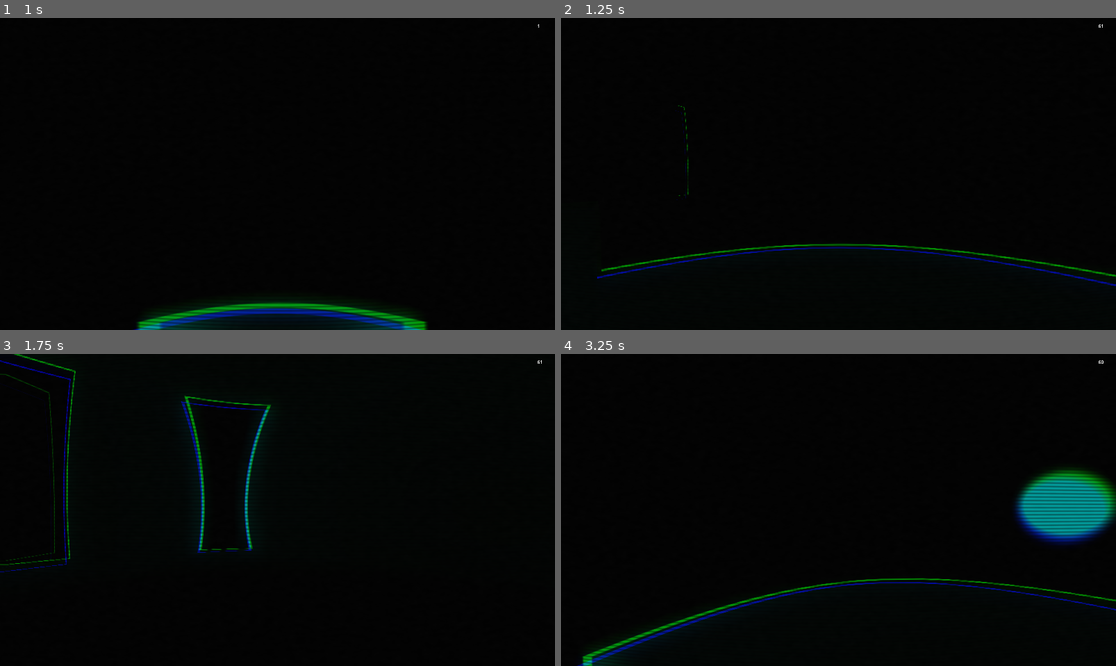
Above: before the commit, frames 1-4 (two rows, left to right).
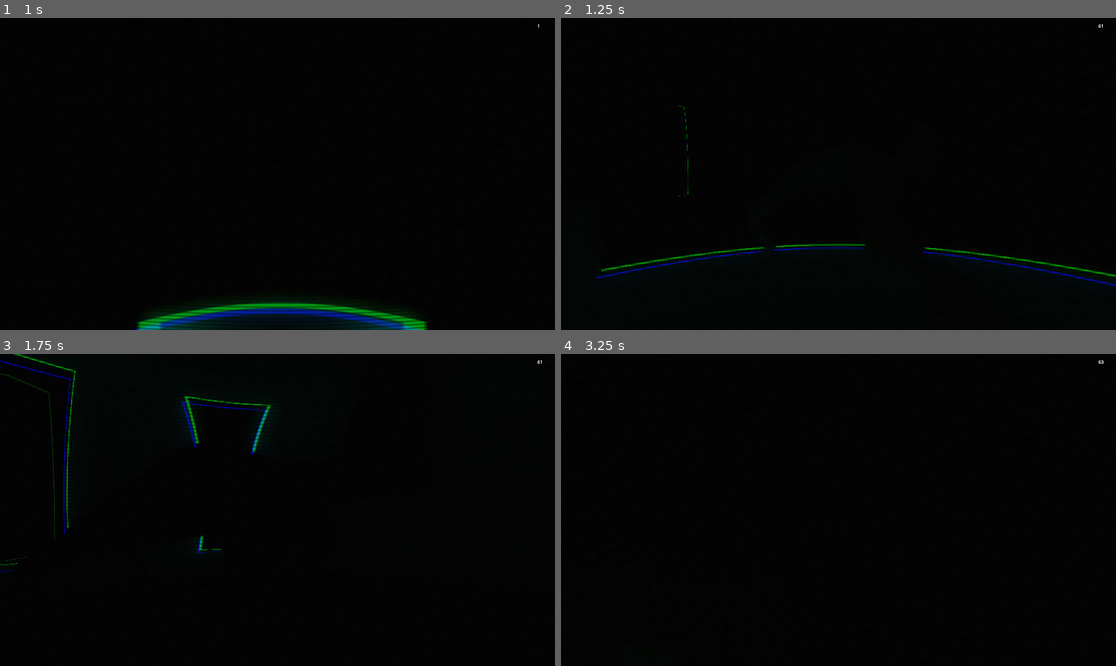
Above: after the commit, the same moments.

Repository: lorenzgruber/LD-59-echolocation-horror-fps
Game: Godot game, scene res://scenes/main.tscn
The game is run twice, just before and just after one commit, with the same random seed, the same clock (stepped at 60 frames per second) and the same inputs.
Inputs (mouse positions are in pixels of both pictures, inside the frame that each line leads up to):
- Up to frame 1 (1 s): tap Enter at 0.5 s; move the mouse to (271, 180) at 0.52 s; hold W (FORWARD) from 0.53 s (still down); tap Space (ECHO) at 0.6 s
- Up to frame 2 (1.25 s): keep holding W (FORWARD)
- Up to frame 3 (1.75 s): keep holding W (FORWARD); move the mouse to (316, 513) at 1.27 s; tap Ctrl (RUN) at 1.35 s
- Up to frame 4 (3.25 s): move the mouse to (794, 506) at 2.02 s; hold Shift (SNEAK) 2.03-2.78 s; tap Space (ECHO) at 2.75, 2.85 s; move the mouse to (844, 510) at 2.77 s; release W (FORWARD) at 2.78 s; hold A (LEFT) from 2.78 s (still down)

Frame 1 is identical in both runs. In frame 2, 0.2% of the frame differs, in the area x 36-66%, y 72-76%; in frame 3, 0.6%; in frame 4, 5.1%, in the area x 2-100%, y 36-100%.

Commit message:
add placeholder monster model

Diff:
--- /dev/null
+++ b/entities/monster/monster.tscn
@@ -0,0 +1,39 @@
+[gd_scene format=3 uid="uid://csmo1yyvhnm5q"]
+
+[ext_resource type="PackedScene" uid="uid://mbd5lb1p30h" path="res://entities/monster/monster_inherited.tscn" id="1_4k2ca"]
+
+[sub_resource type="CapsuleShape3D" id="CapsuleShape3D_un211"]
+radius = 1.0
+height = 3.5
+
+[node name="Monster" type="CharacterBody3D" unique_id=611558888]
+
+[node name="MonsterInherited" parent="." unique_id=958800708 instance=ExtResource("1_4k2ca")]
+
+[node name="Skeleton3D" parent="MonsterInherited/Armature" parent_id_path=PackedInt32Array(958800708, 876314264) index="0" unique_id=1536676173]
+bones/0/position = Vector3(0.21013147, -0.18318196, 0.15066339)
+bones/2/rotation = Quaternion(0.23209104, -3.478697e-07, -4.7034783e-07, 0.97269416)
+bones/4/rotation = Quaternion(-0.6061932, -0.084944665, -0.0668402, 0.7879383)
+bones/6/rotation = Quaternion(0.21014577, 0.04286384, -0.22205251, 0.9511541)
+bones/7/rotation = Quaternion(-0.038002893, 0.05475737, 0.8783859, 0.47328192)
+bones/10/rotation = Quaternion(-0.28215322, 0.14461866, -0.24654746, 0.9157999)
+bones/11/rotation = Quaternion(-0.02105468, -0.10037372, -0.4866512, 0.8675554)
+bones/13/rotation = Quaternion(0.8596383, -0.0653021, 0.5016533, -0.07142657)
+bones/14/rotation = Quaternion(-0.2211725, -0.006772645, -0.62899417, 0.74525386)
+bones/15/rotation = Quaternion(0.0036542006, -0.05842845, -0.61192054, 0.78874975)
+bones/16/rotation = Quaternion(0.8122096, -0.3707478, -0.4303414, 0.13292095)
+bones/17/rotation = Quaternion(-0.24386491, 0.006160195, 0.6935289, 0.6778714)
+bones/18/rotation = Quaternion(0.08386143, 0.020424379, 0.051487457, 0.9949368)
+bones/20/position = Vector3(0.6697957, -1.0422357, 1.6984383)
+bones/22/position = Vector3(0.65151, -1.5341339, -0.92130995)
+bones/24/position = Vector3(-0.50908214, -1.0226965, 2.7737918)
+bones/26/position = Vector3(-0.6703316, -1.5698638, 0.6786529)
+
+[node name="AnimationPlayer" parent="MonsterInherited" index="2" unique_id=1613752299]
+autoplay = &"Walk"
+
+[node name="CollisionShape3D" type="CollisionShape3D" parent="." unique_id=14357389]
+transform = Transform3D(1, 0, 0, 0, -4.371139e-08, -1, 0, 1, -4.371139e-08, 0, 1.00354, 5.9604645e-08)
+shape = SubResource("CapsuleShape3D_un211")
+
+[editable path="MonsterInherited"]
--- /dev/null
+++ b/entities/monster/monster_inherited.tscn
@@ -0,0 +1,41 @@
+[gd_scene format=3 uid="uid://mbd5lb1p30h"]
+
+[ext_resource type="PackedScene" uid="uid://mdrrok3x6o5s" path="res://assets/models/monster/Sewerfiend.glb" id="1_4k2ca"]
+[ext_resource type="Material" uid="uid://cqnpm44jkdu37" path="res://resources/materials/echo_geometry/echolocation_geometry.material" id="2_un211"]
+
+[node name="Monster" unique_id=958800708 instance=ExtResource("1_4k2ca")]
+
+[node name="Skeleton3D" parent="Armature" parent_id_path=PackedInt32Array(876314264) index="0" unique_id=1536676173]
+bones/0/position = Vector3(0.21013147, -0.18318196, 0.15066339)
+bones/0/rotation = Quaternion(0.57972276, -3.8853386e-07, -2.7643364e-07, 0.81481385)
+bones/1/rotation = Quaternion(0.046137545, -3.5724685e-07, -6.050032e-08, 0.9989351)
+bones/2/rotation = Quaternion(0.23209104, -3.478697e-07, -4.7034783e-07, 0.97269416)
+bones/3/rotation = Quaternion(-0.13403927, 5.9067537e-07, 2.3968204e-07, 0.99097604)
+bones/4/rotation = Quaternion(-0.6061932, -0.084944665, -0.0668402, 0.7879383)
+bones/6/rotation = Quaternion(0.21014577, 0.04286384, -0.22205251, 0.9511541)
+bones/7/rotation = Quaternion(-0.038002893, 0.05475737, 0.8783859, 0.47328192)
+bones/8/rotation = Quaternion(0.20216624, -0.008761528, -0.24428889, 0.9483538)
+bones/10/rotation = Quaternion(-0.28215322, 0.14461866, -0.24654746, 0.9157999)
+bones/11/rotation = Quaternion(-0.02105468, -0.10037372, -0.4866512, 0.8675554)
+bones/13/rotation = Quaternion(0.8596383, -0.0653021, 0.5016533, -0.07142657)
+bones/14/rotation = Quaternion(-0.2211725, -0.006772645, -0.62899417, 0.74525386)
+bones/15/rotation = Quaternion(0.0036542006, -0.05842845, -0.61192054, 0.78874975)
+bones/16/rotation = Quaternion(0.8122096, -0.3707478, -0.4303414, 0.13292095)
+bones/17/rotation = Quaternion(-0.24386491, 0.006160195, 0.6935289, 0.6778714)
+bones/18/rotation = Quaternion(0.08386143, 0.020424379, 0.051487457, 0.9949368)
+bones/19/position = Vector3(0.96304584, -0.48391435, 1.3039463)
+bones/19/rotation = Quaternion(0.6932829, 0.5916897, -0.3297733, -0.24599119)
+bones/20/position = Vector3(0.6697957, -1.0422357, 1.6984383)
+bones/20/rotation = Quaternion(0.6806005, 0.49961725, -0.19935897, -0.49741486)
+bones/21/position = Vector3(0.48243648, -0.4584227, -0.9389269)
+bones/22/position = Vector3(0.65151, -1.5341339, -0.92130995)
+bones/23/rotation = Quaternion(0.6932829, -0.5916897, 0.3297733, -0.24599119)
+bones/24/position = Vector3(-0.50908214, -1.0226965, 2.7737918)
+bones/24/rotation = Quaternion(0.6806005, -0.49961725, 0.19935897, -0.49741486)
+bones/26/position = Vector3(-0.6703316, -1.5698638, 0.6786529)
+
+[node name="weirdo_low" parent="Armature/Skeleton3D" index="0" unique_id=1492410656]
+surface_material_override/0 = ExtResource("2_un211")
+
+[node name="AnimationPlayer" parent="." index="1" unique_id=1613752299]
+autoplay = &"Walk"
--- a/scenes/main.tscn
+++ b/scenes/main.tscn
@@ -4,7 +4,7 @@
 [ext_resource type="PackedScene" uid="uid://dlk68f604osgy" path="res://entities/key/key.tscn" id="2_85g3d"]
 [ext_resource type="PackedScene" uid="uid://bwon163ox2jcm" path="res://entities/player/player.tscn" id="2_tefeu"]
 [ext_resource type="Material" uid="uid://cqnpm44jkdu37" path="res://resources/materials/echo_geometry/echolocation_geometry.material" id="3_o6xl0"]
-[ext_resource type="Texture2D" uid="uid://bivjoyj3mcgod" path="res://assets/Screenshot 2026-04-18 at 10.55.40.png" id="4_tipki"]
+[ext_resource type="PackedScene" uid="uid://mbd5lb1p30h" path="res://entities/monster/monster_inherited.tscn" id="4_85g3d"]
 [ext_resource type="Shader" uid="uid://ckwr1wq0i7mhj" path="res://resources/shaders/cctv.gdshader" id="5_85g3d"]
 [ext_resource type="AudioStream" uid="uid://dcogvon41no0w" path="res://assets/audio/ambience/478812__ianstargem__ambience-4.wav" id="6_tefeu"]
 [ext_resource type="AudioStream" uid="uid://bcvh1263codim" path="res://assets/audio/ambience/138408__robinhood76__03480-static-white-noise.wav" id="7_o6xl0"]
@@ -155,6 +155,8 @@
 [node name="WorldEnvironment" type="WorldEnvironment" parent="World" unique_id=382546998]
 environment = SubResource("Environment_h2yge")
 
+[node name="Monster" parent="World" unique_id=958800708 instance=ExtResource("4_85g3d")]
+
 [node name="Sound" type="Node" parent="." unique_id=113021516]
 
 [node name="DarkAmbience" type="AudioStreamPlayer" parent="Sound" unique_id=2087790957]
@@ -173,15 +175,6 @@
 
 [node name="ScreenSpaceShaders" type="CanvasLayer" parent="." unique_id=1177919585]
 
-[node name="DebugTexture" type="TextureRect" parent="ScreenSpaceShaders" unique_id=1289560745]
-visible = false
-anchors_preset = 15
-anchor_right = 1.0
-anchor_bottom = 1.0
-grow_horizontal = 2
-grow_vertical = 2
-texture = ExtResource("4_tipki")
-
 [node name="CCTV" type="ColorRect" parent="ScreenSpaceShaders" unique_id=1970675418]
 material = SubResource("ShaderMaterial_1bvp3")
 anchors_preset = 15
Binary file removed: assets/Screenshot 2026-04-18 at 10.55.40.png
Not shown, removed: assets/Screenshot 2026-04-18 at 10.55.40.png.import
Binary file removed: assets/Screenshot 2026-04-18 at 10.55.54.png
Binary file added: assets/models/monster/Sewerfiend.glb
Not shown, added: assets/models/monster/Sewerfiend.glb.import
Binary file added: assets/models/monster/Sewerfiend_weirdo_paint_base.png
Not shown, changed: assets/models/monster/Sewerfiend_weirdo_paint_base.png.import
